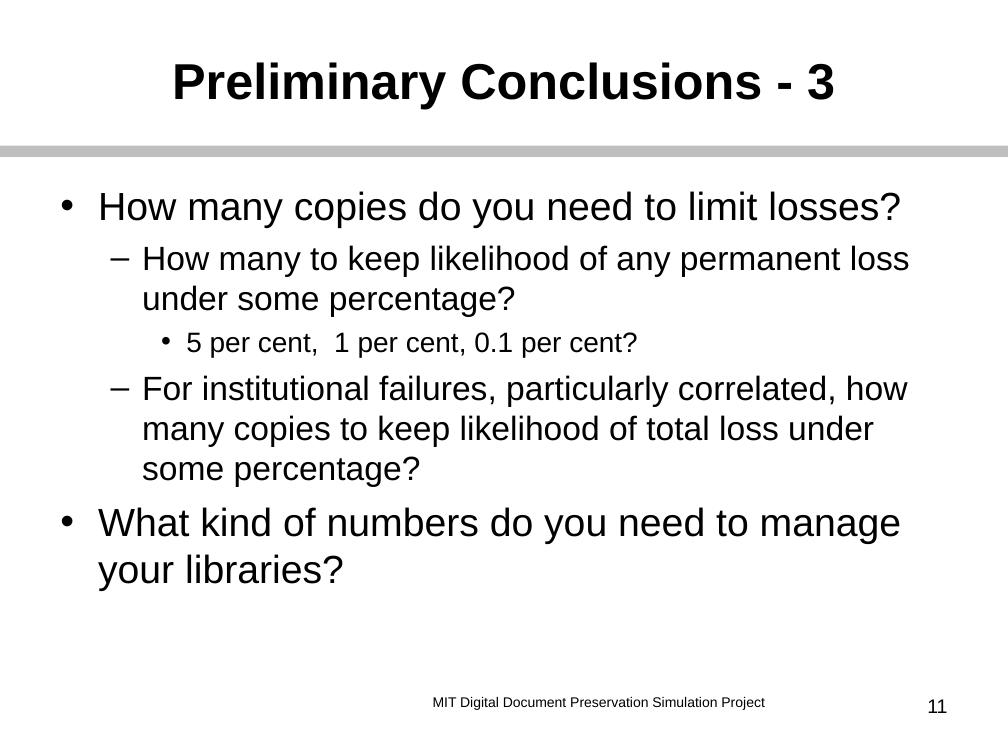
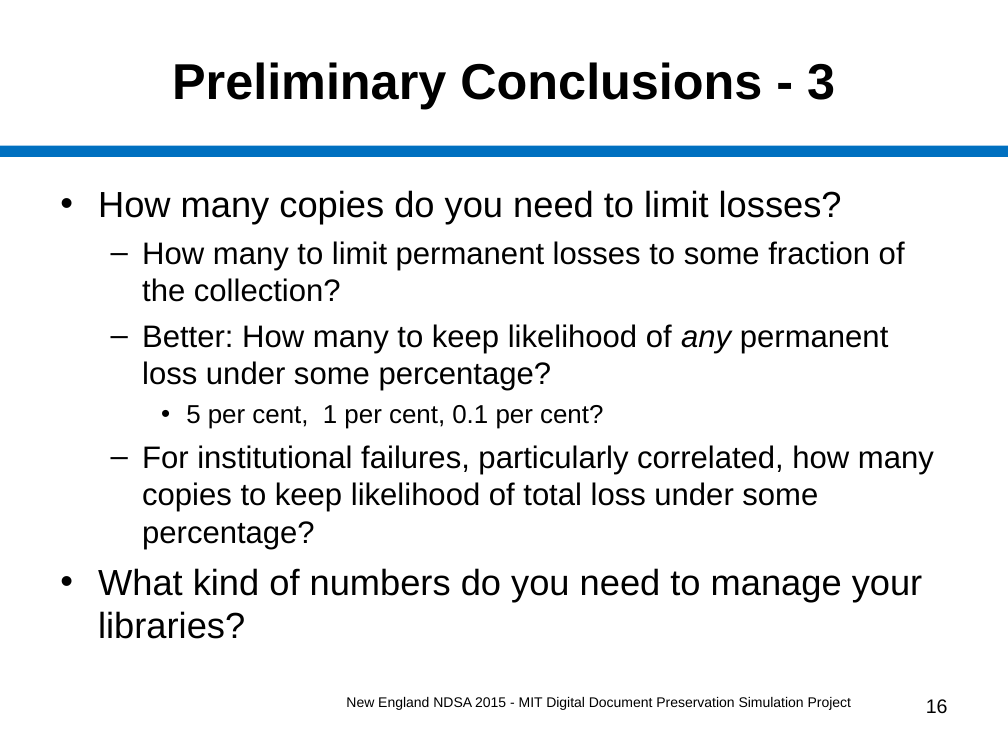
Before and after one commit to MIT-Informatics/PreservationSimulation, a slide deck: slide 16 of shelf/docs/Slides_NewEnglandNDSA.ppt (slide 11 before the commit). Drawn at 1008x756 pixels with LibreOffice and Linux fonts; fonts in the diff are those of the drawing. Boxes give left, top, right and bottom in pixels: in the first picture for what was removed or moved away, otherwise in the second. Text is boxed around its words. In the diff, an @@ line names an element or a change of style, - is before the commit and + after.

Commit message:
Fill out slides for New Eng NDSA mtg on Friday.

```diff
--- a/shelf/docs/Slides_NewEnglandNDSA.ppt
+++ b/shelf/docs/Slides_NewEnglandNDSA.ppt
@@ line (0, 151) - (1008, 151): stroke #BFBFBF 7.99 pt to #0070C0 7.99 pt @@
@@ text at [98, 190, 934, 639]: size 28 to 25.9 pt in "How many copies do you need to ...", "What kind of numbers do you need ..."; size 20 to 18.5 pt in "5 per cent, 1 per cent, 0.1 ..."; size 24 to 22.2 pt in "For institutional failures, particularly correlated, how man ..." @@
@@ text at [142, 241, 905, 391]: text changed; size 24 to 22.2 pt @@
-  – How many to keep likelihood of any permanent loss under some percentage?
+  – How many to limit permanent losses to some fraction of the collection?
+  – Better: How many to keep likelihood of any permanent loss under some percentage?
@@ text at [346, 697, 851, 710]: text changed @@
-MIT Digital Document Preservation Simulation Project
+New England NDSA 2015 - MIT Digital Document Preservation Simulation Project
@@ page number at [926, 699, 948, 714]: text changed @@
-11
+16
```
Also in this commit, not shown: 11 other slides changed, 6 slides added, 7 other files.
